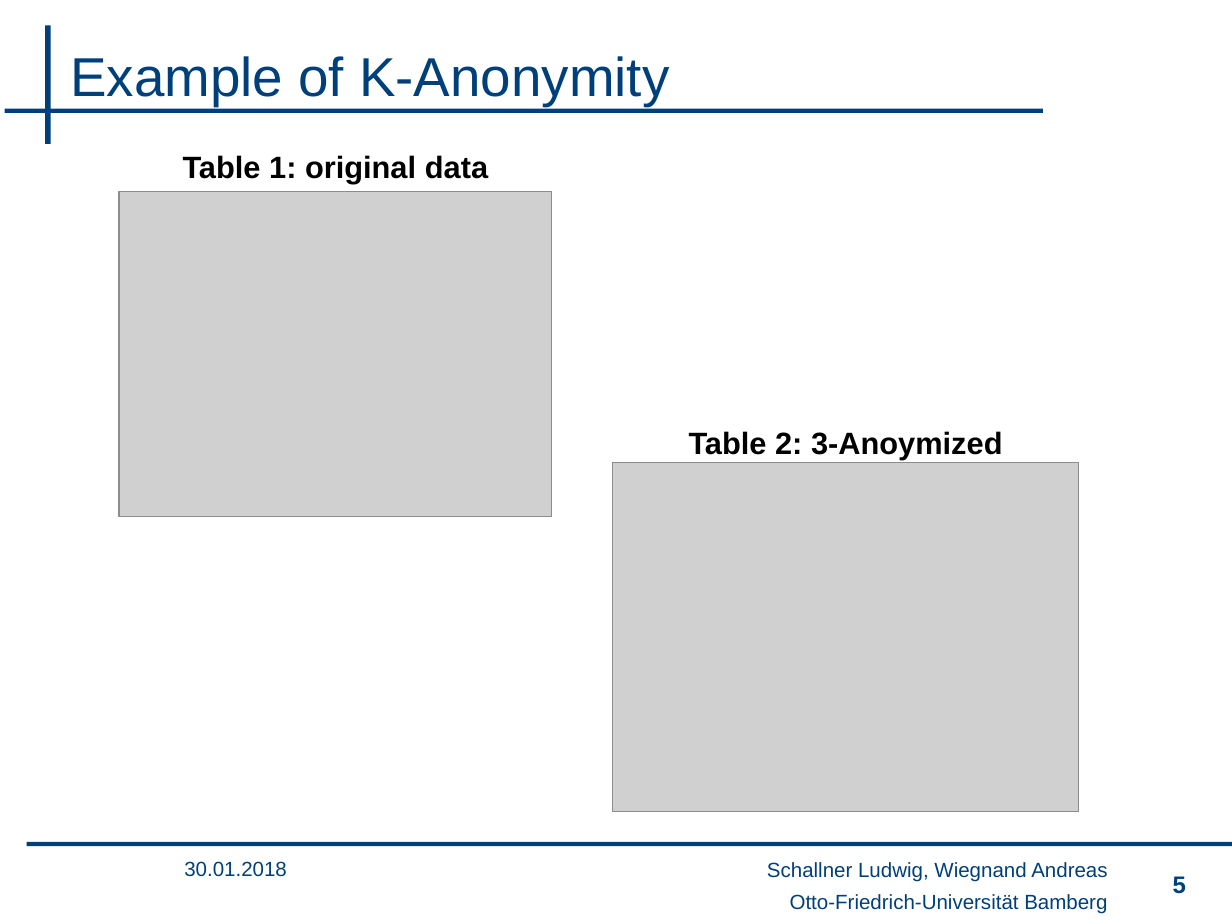
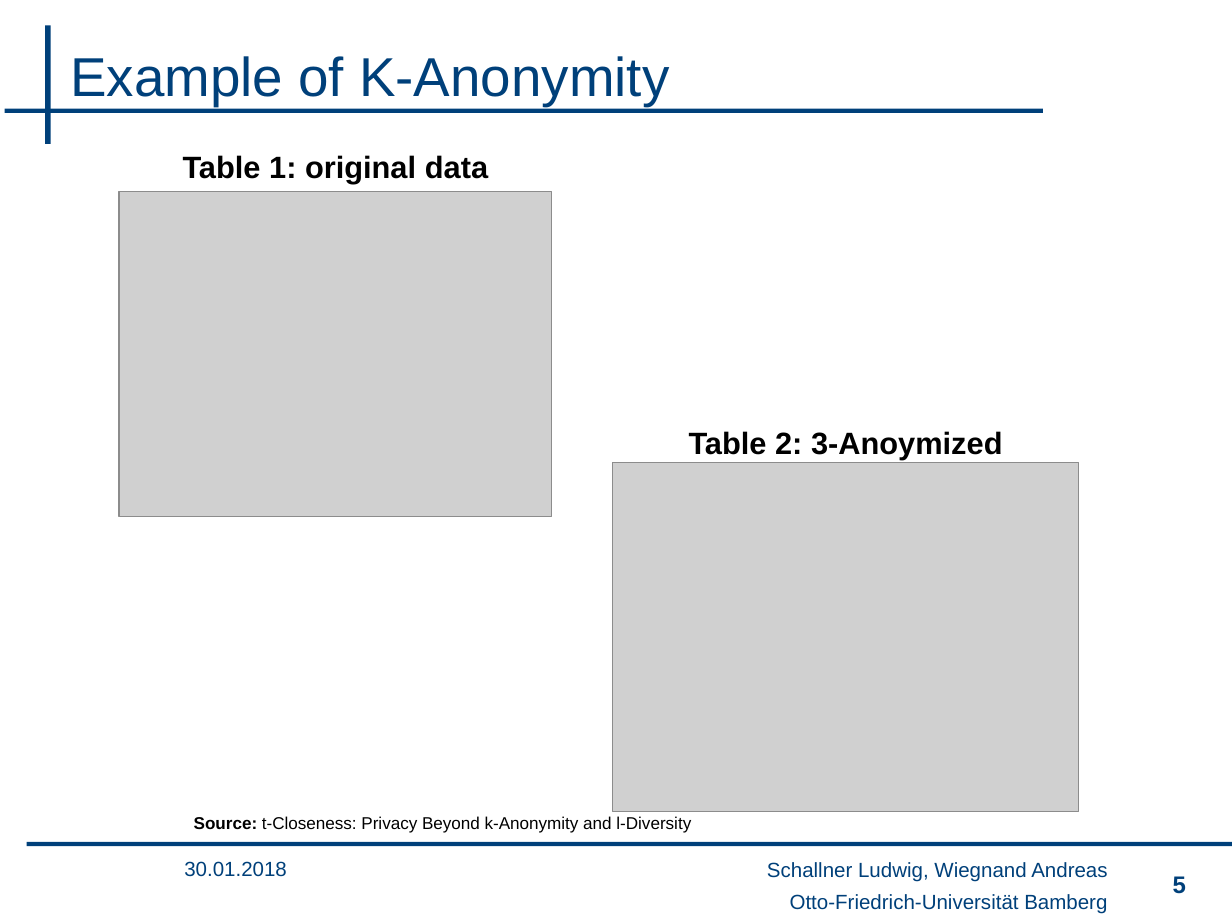
Before and after one commit to wsgan001/PSI-MSem, a slide deck: slide 5 of presentation/sicherheits_final_anV3.pptx. Drawn at 1232x924 pixels with LibreOffice and Linux fonts; fonts in the diff are those of the drawing; grey boxes stand for pictures; background and template pictures are left out. Boxes give left, top, right and bottom in pixels: in the first picture for what was removed or moved away, otherwise in the second. Text is boxed around its words. In the diff, an @@ line names an element or a change of style, - is before the commit and + after.

```diff
--- a/presentation/sicherheits_final_anV3.pptx
+++ b/presentation/sicherheits_final_anV3.pptx
@@ text added at <box>194,816,691,833</box>, 10 pt, text #000000 @@
+Source: t-Closeness: Privacy Beyond k-Anonymity and l-Diversity
```
Also in this commit, not shown: 8 other slides changed.
